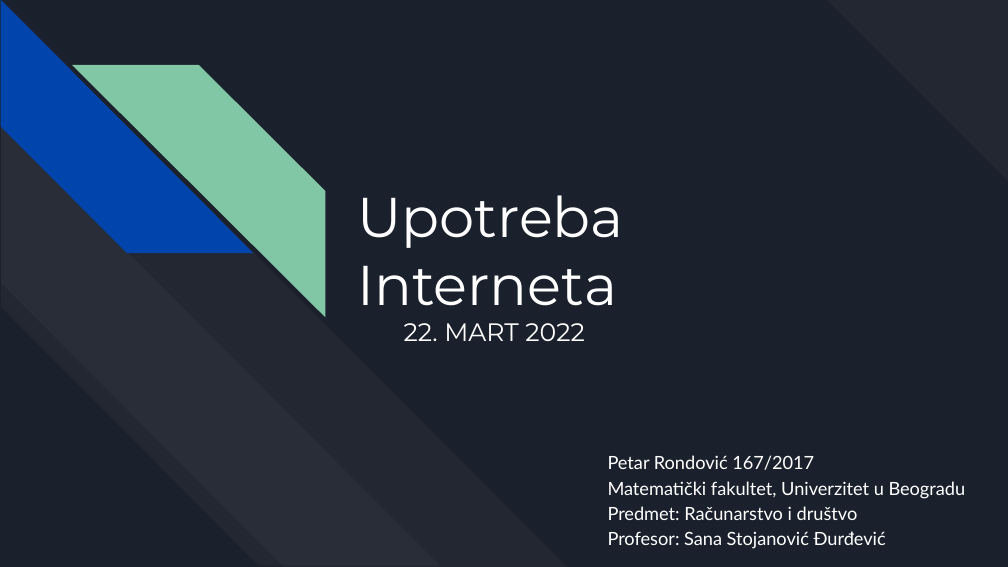
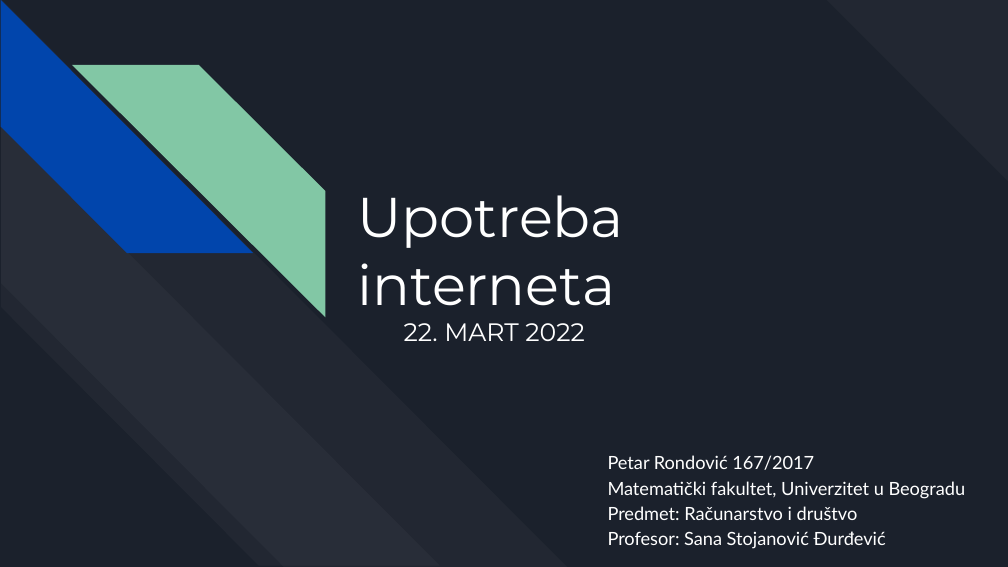
Before and after one commit to vukvuk21/RID, a slide deck: slide 1 of rid_2022_seminarski/mi17167_Rondovic_Petar/Predavanje_1/Upotreba interneta.pptx. Drawn at 1008x567 pixels with LibreOffice and Linux fonts; fonts in the diff are those of the drawing. Boxes give left, top, right and bottom in pixels: in the first picture for what was removed or moved away, otherwise in the second. Text is boxed around its words. In the diff, an @@ line names an element or a change of style, - is before the commit and + after.

```diff
--- a/rid_2022_seminarski/mi17167_Rondovic_Petar/Predavanje_1/Upotreba interneta.pptx
+++ b/rid_2022_seminarski/mi17167_Rondovic_Petar/Predavanje_1/Upotreba interneta.pptx
@@ title at <box>357,263,615,306</box>: text changed @@
-Interneta
+interneta
```
Also in this commit, not shown: 1 other slide changed, 6 other files.
